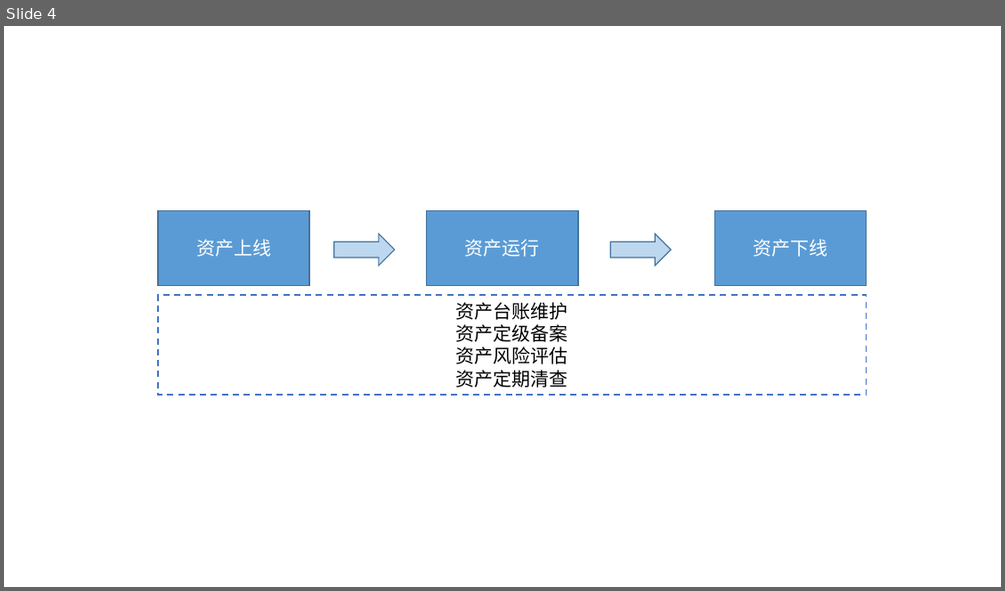
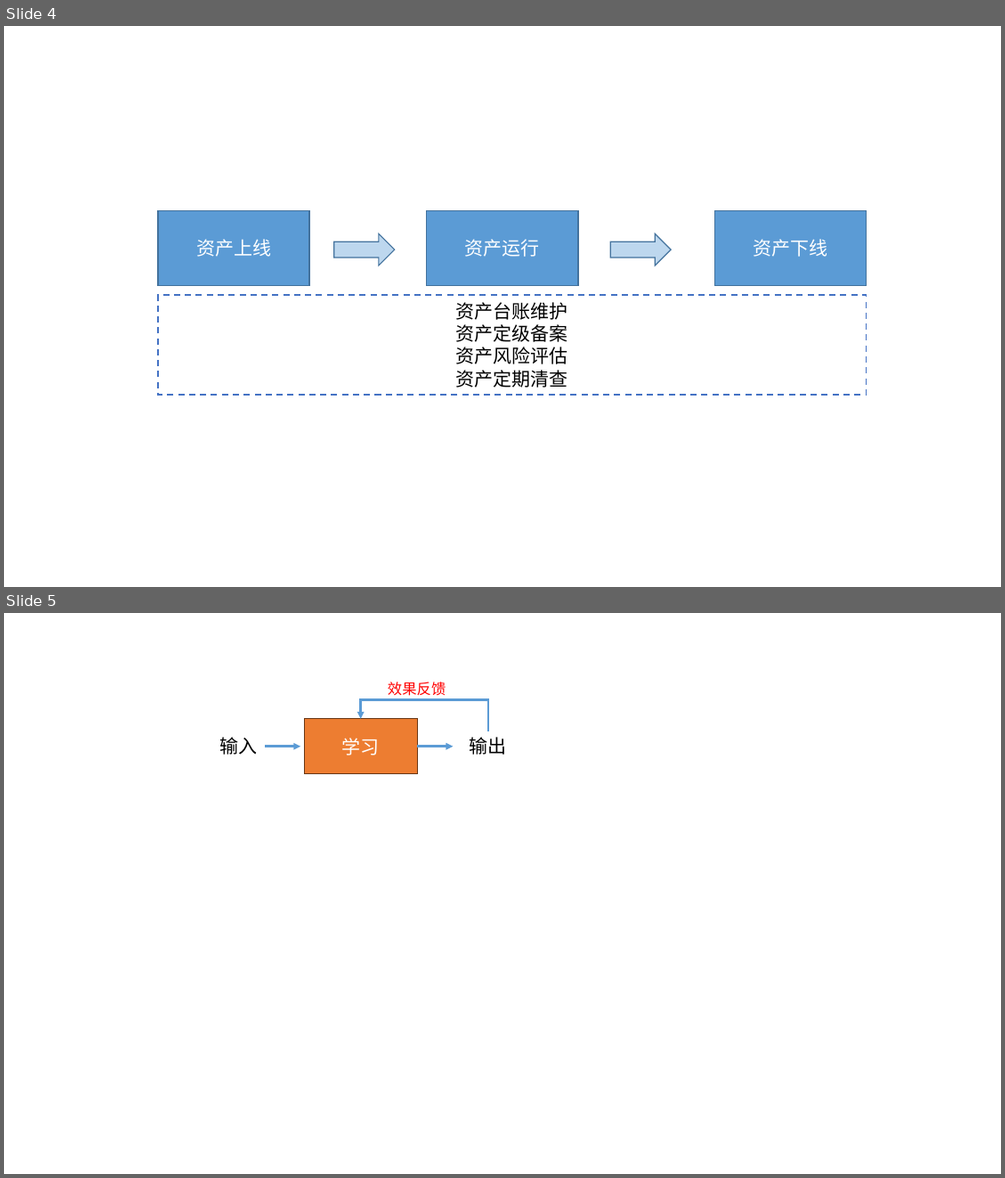
Before and after one commit to xiejava1018/xiejavaimagesrc, a slide deck: images/2023/画图.pptx. Shown one above the other, each under a label of ours: slide 4 before the commit, slides 4 and 5 after it. The pictures are 1005x591 and 1005x1178 pixels, drawn with LibreOffice and Linux fonts; fonts in the diff are those of the drawing. Boxes give left, top, right and bottom in pixels: in the first picture for what was removed or moved away, otherwise in the second. Text is boxed around its words. In the diff, an @@ line names an element or a change of style, - is before the commit and + after.

```diff
--- a/images/2023/画图.pptx
+++ b/images/2023/画图.pptx
@@ slide 5 added at (4, 613, 1001, 1174), background #FFFFFF @@
@@ text added at (388, 682, 445, 696), 14 pt, text #FF0000 @@
+效果反馈
@@ rectangle added at (304, 718, 417, 774), fill #ED7D31, outline #683715 1 pt, 18 pt, text #FFFFFF @@
+学习
@@ elbow arrow added from (488, 731) to (361, 718), #5B9BD5 2.25 pt @@
@@ text added at (219, 737, 257, 755), 18 pt, text #000000 @@
+输入
@@ text added at (469, 737, 507, 755), 18 pt, text #000000 @@
+输出
@@ arrow added from (265, 747) to (301, 747), #5B9BD5 2.25 pt @@
@@ arrow added from (418, 747) to (453, 747), #5B9BD5 2.25 pt @@
```
Also in this commit, not shown: 6 other files.
